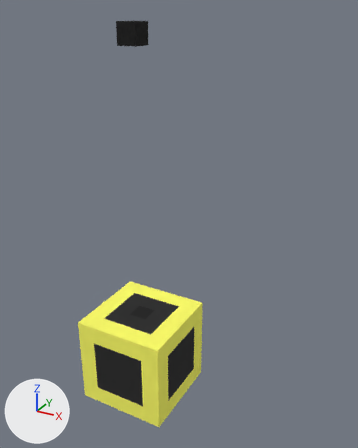
Renders of the OBJ model src/models/checkPoint_OFF.obj from each side of a commit.
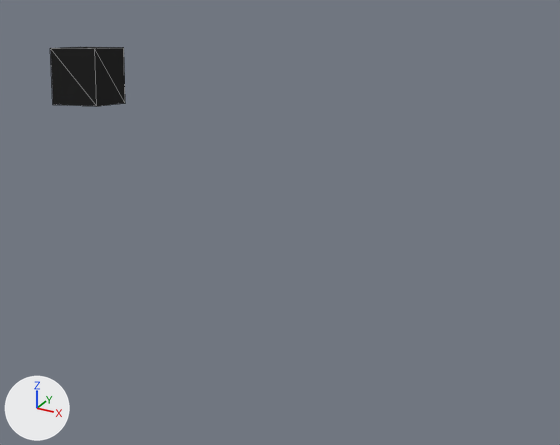
Each version is shown whole from a 50 mm lens placed at (3.35, 0.1, 5.86), pointed at (2.26, 2.09, 4.87), then close up on the part from 26% to 94% of the width and 0% to 43% of the height. Every picture has the same lights, and +X, +Y and +Z are marked at lower left. The close-ups show mesh edges as thin lines. Where no turn or scale is listed for an object, it has been applied to the vertices. Vertices at the same position are counted once.

Before the edit, the objects in view are built like this:
```python
me_untitled = bpy.data.meshes.new('Untitled')
me_untitled.from_pydata(...)  # 44 vertices, 80 faces; spans x 1.8..2.3, y 1.8..2.3, z 3.8..5.8
me_untitled.materials.append(mat_palette)  # picture img_checkpoint_off_png
ob_untitled = bpy.data.objects.new('Untitled', me_untitled)
ob_untitled.location = (0.0, 0.0, 0.0)
```
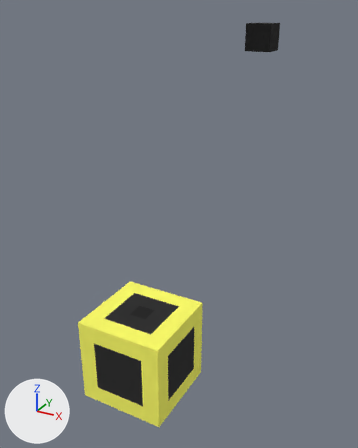
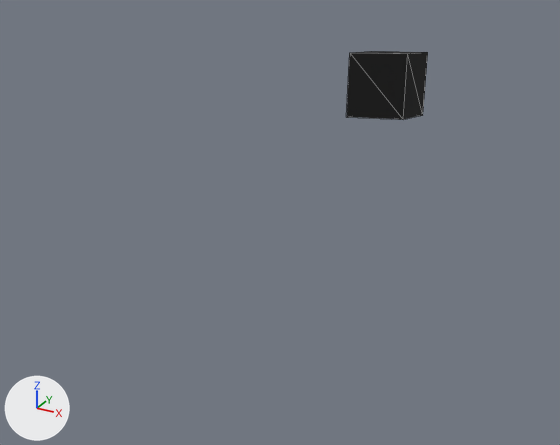
Commit message: modelo AGAIN

What differs and where, as boxes (x1, y1, x2, y2) in the close-ups (560 x 445 px):
'Untitled', reshaped: before (50, 47, 125, 106); after (346, 51, 428, 119)

The change, as a diff of the scene's bpy script:
```diff
--- a/src/models/checkPoint_OFF.obj.py
+++ b/src/models/checkPoint_OFF.obj.py
@@ me_untitled @@
 me_untitled.from_pydata(...)  # 44 vertices, 80 faces; spans x 1.8..2.3, y 1.8..2.3, z 3.8..5.8
 # used by ob_untitled; location = (0.0, 0.0, 0.0)
+# me_untitled part 1: the loose piece of 8 vertices spanning x 2.0..2.1, y 2.0..2.1, z 5.7..5.8 is moved by (0.6, 0.0, 0.0)
 me_untitled.materials.append(mat_palette)
```
